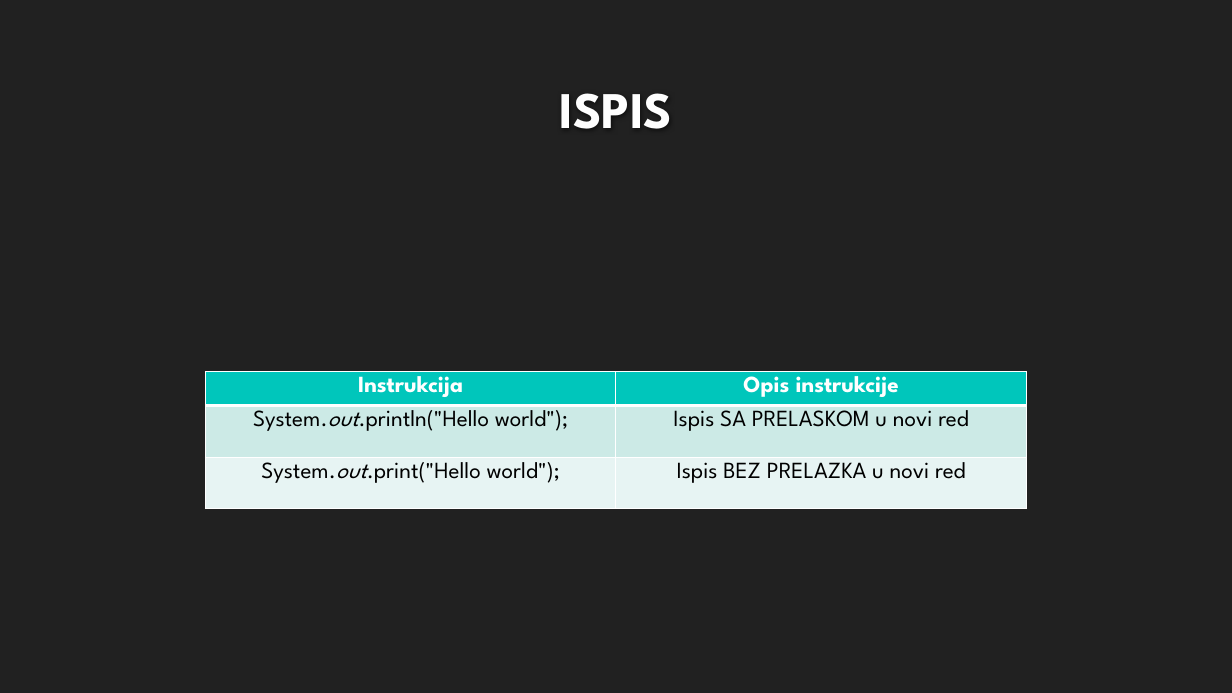
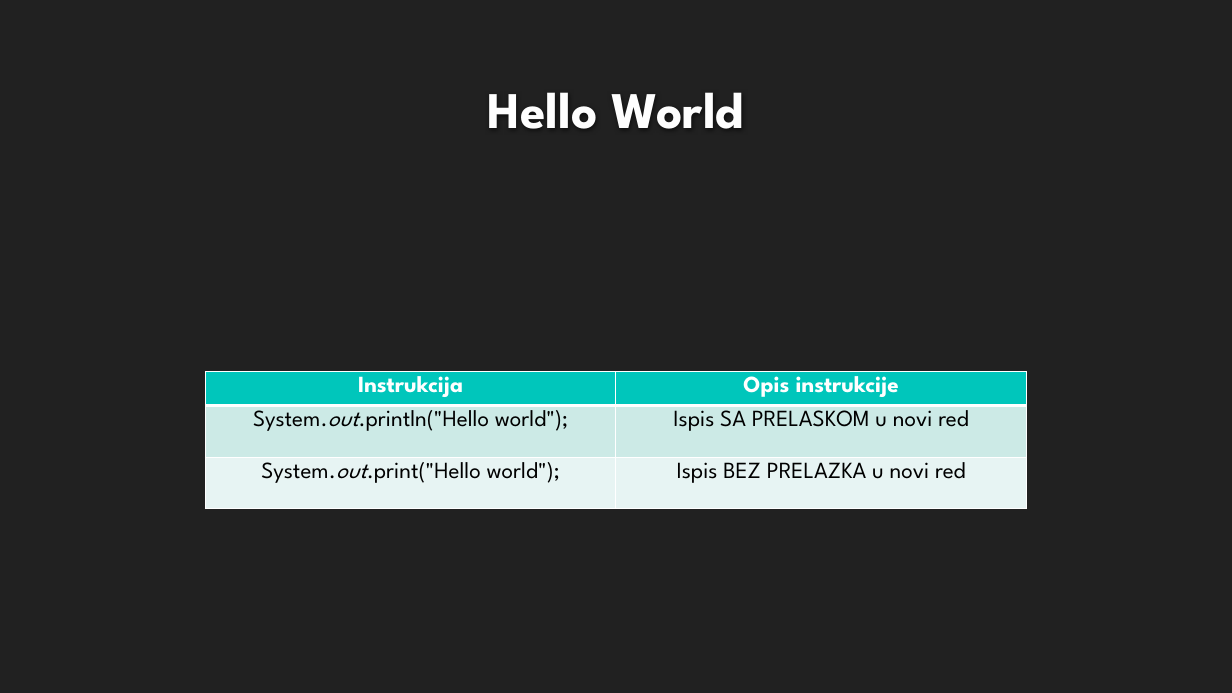
Before and after one commit to ivan95603/Blok2018, a slide deck: slide 3 of JAVA.pptx (slide 4 before the commit). Drawn at 1232x693 pixels with LibreOffice and Linux fonts; fonts in the diff are those of the drawing; background and template pictures are left out. Boxes give left, top, right and bottom in pixels: in the first picture for what was removed or moved away, otherwise in the second. Text is boxed around its words. In the diff, an @@ line names an element or a change of style, - is before the commit and + after.

```diff
--- a/JAVA.pptx
+++ b/JAVA.pptx
@@ title at bbox=[488, 92, 744, 129]: text changed @@
-ISPIS
+Hello World
```
Also in this commit, not shown: 2 slides added, 2 slides removed, 14 other files.
